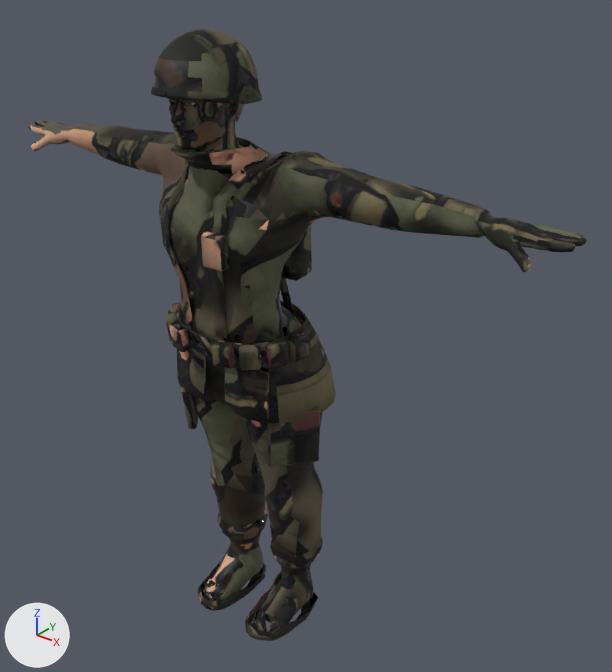
The glTF model e63334287a3deaa3/ironveil/assets/hero.glb: old version first, new version second.
Before and after are seen from a 50 mm lens placed at (1.54, -1.68, 2.09), pointed at (0.13, 0.08, 1.0). The lights are fixed; the arrows at lower left show +X, +Y and +Z. The first picture is the older version. Vertices at exactly the same position are counted once.

Names of what the first picture shows: 'Hero' and 1 more.
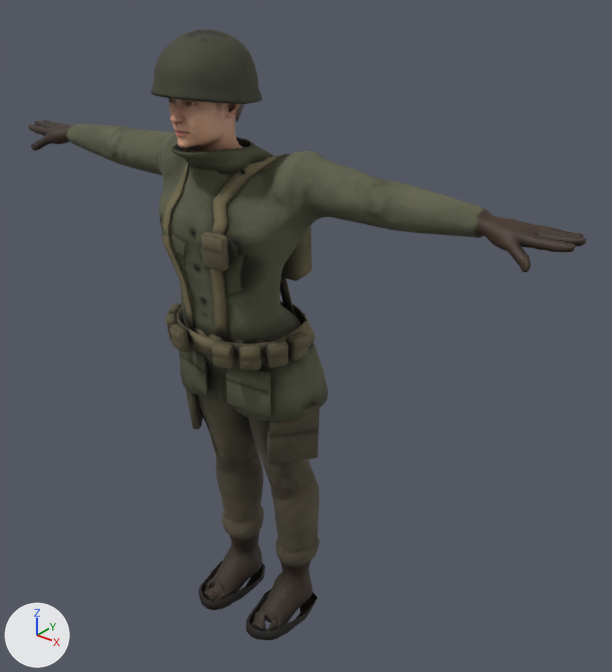
Pixel boxes [x1, y1, x2, y2] of what changed, in the pictures (612 x 672 px; the box of a moved part takes in the faces that stretch with it):
'Hero', reshaped
    before: [28, 29, 587, 641]
    after: [28, 29, 587, 640]
part 1 of me_hero, moved or reshaped
    before: [131, 98, 587, 641]
    after: [131, 98, 587, 640]
part 2 of me_hero, moved or reshaped
    before: [32, 121, 62, 134]
    after: [32, 121, 67, 134]
part 3 of me_hero, surface changed
    both: [29, 29, 584, 640]

What changed in the scene script:
```text
Change me_hero:
    used by ob_hero; location = (0.0, 0.0, 0.0)
    remove me_hero.from_pydata(...)  # 6003 vertices, 11768 faces; spans x -0.95..0.95, y -0.3..0.16, z -0.03..1.87
    add me_hero.from_pydata(...)  # 6003 vertices, 11768 faces; spans x -0.95..0.95, y -0.3..0.14, z -0.02..1.87
    me_hero part 1: 482 vertices moved from x -0.28..0.95, y -0.26..0.16, z -0.01..1.72 to x -0.28..0.95, y -0.26..0.14, z -0.01..1.72; 1117 vertices removed from x -0.35..0.93, y -0.25..0.16, z -0.02..1.72; 1109 vertices added at x -0.37..0.93, y -0.25..0.14, z -0.02..1.74
    me_hero part 2: 26 vertices moved within x -0.92..-0.72, y -0.05..0.04, z 1.47..1.5; 4 vertices removed from x -0.93..-0.72, y -0.02..0.01, z 1.47..1.5; 12 vertices added at x -0.93..-0.67, y -0.04..0.04, z 1.47..1.5
    me_hero part 3: 6751 kept faces spanning x -0.95..0.94, y -0.3..0.14, z -0.02..1.87 get new texture (UV) coordinates
```
